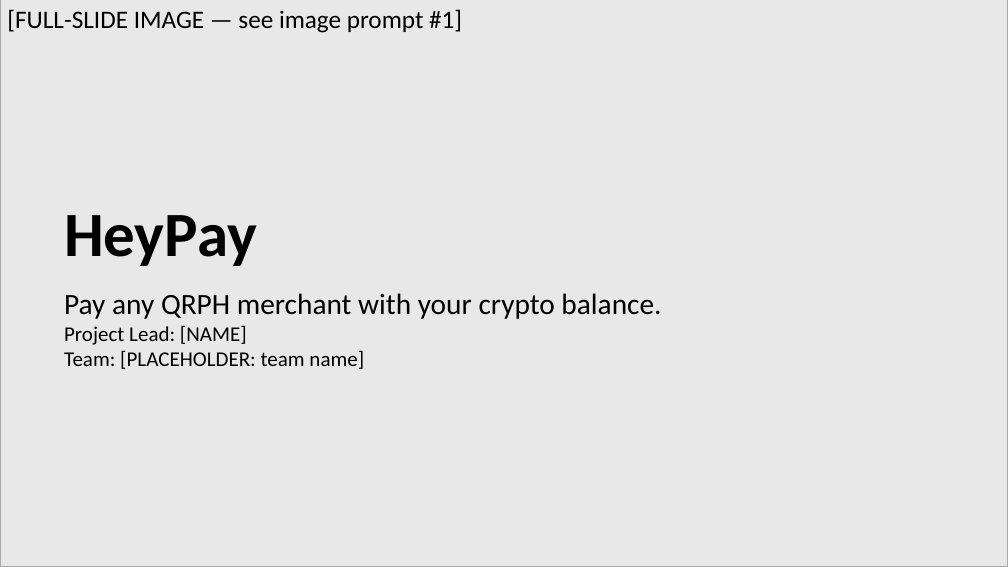
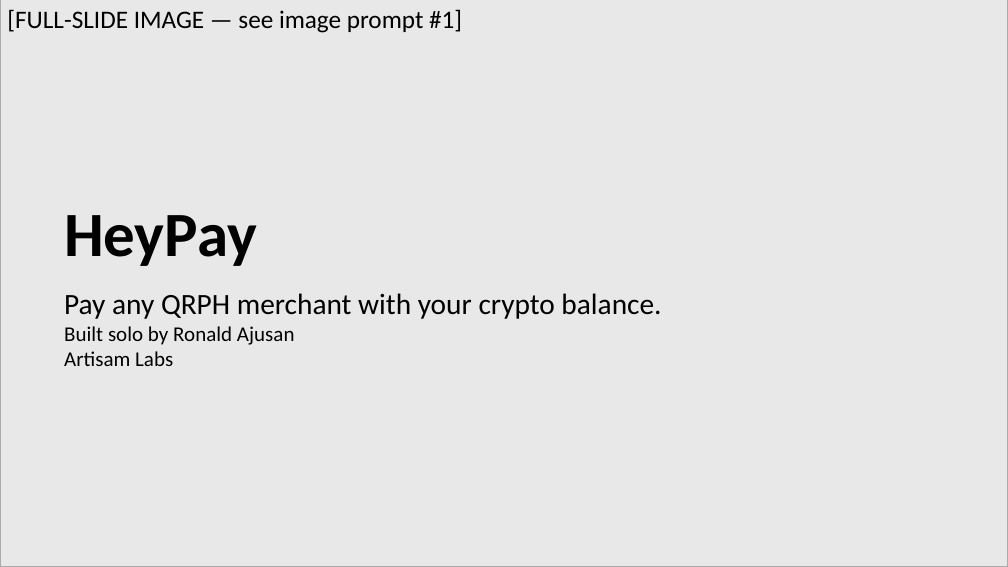
Before and after one commit to ronaldajusan0/HeyPay, a slide deck: slide 1 of docs/pitch-deck-draft-HeyPay.pptx. Drawn at 1008x567 pixels with LibreOffice and Linux fonts; fonts in the diff are those of the drawing. Boxes give left, top, right and bottom in pixels: in the first picture for what was removed or moved away, otherwise in the second. Text is boxed around its words. In the diff, an @@ line names an element or a change of style, - is before the commit and + after.

```diff
--- a/docs/pitch-deck-draft-HeyPay.pptx
+++ b/docs/pitch-deck-draft-HeyPay.pptx
@@ text at <box>64,326,295,366</box>: text changed @@
-Project Lead: [NAME]
-Team: [PLACEHOLDER: team name]
+Built solo by Ronald Ajusan
+Artisam Labs
```
Also in this commit, not shown: 1 other slide changed, 6 other files.
